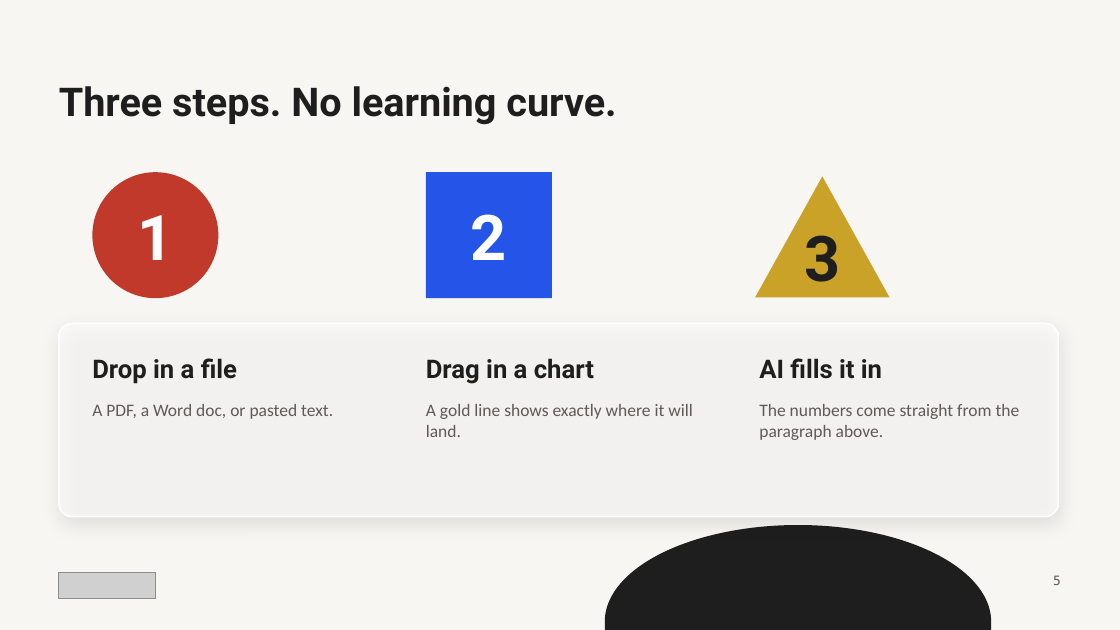
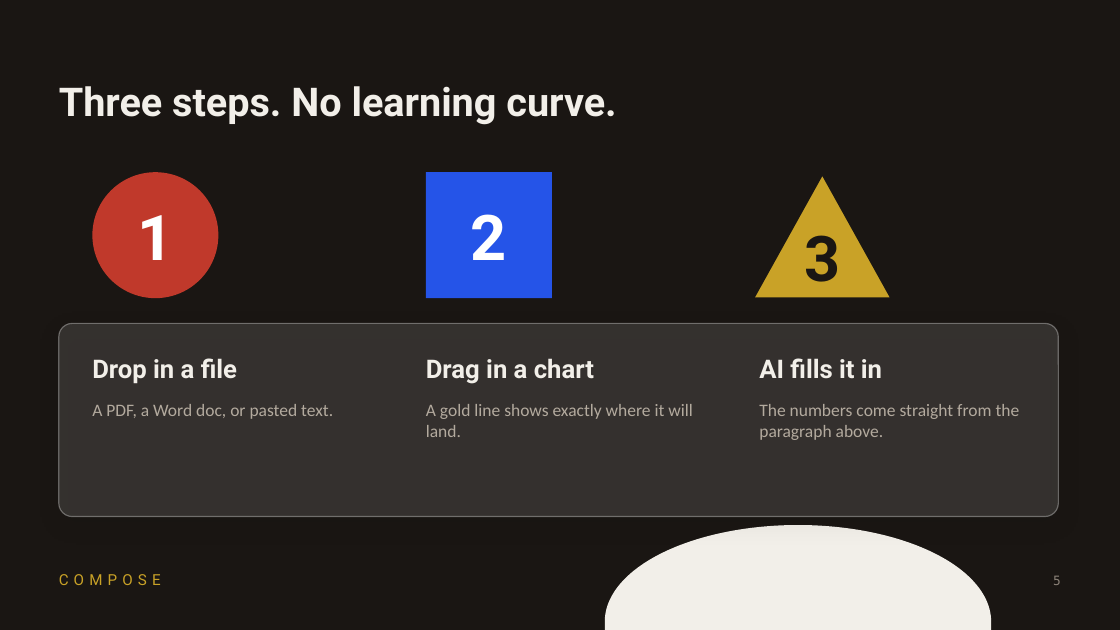
Before and after one commit to PanotAbhay/aihackathon, a slide deck: slide 5 of pitch/Compose-pitch.pptx. Drawn at 1120x630 pixels with LibreOffice and Linux fonts; fonts in the diff are those of the drawing; grey boxes stand for pictures. Boxes give left, top, right and bottom in pixels: in the first picture for what was removed or moved away, otherwise in the second. Text is boxed around its words. In the diff, an @@ line names an element or a change of style, - is before the commit and + after.

Commit message:
Put the pitch deck in the original dark scheme with the COMPOSE wordmark
Warm near-black background and cream text from the original deck's theme, smoked
glass cards, the app's gold COMPOSE wordmark (as in the top bar) in place of the
logo image, and the Word and Canva app icons on the positioning slide.

```diff
--- a/pitch/Compose-pitch.pptx
+++ b/pitch/Compose-pitch.pptx
@@ background #F7F6F2 to #1A1613 @@
@@ text "3" at [804,235,840,282]: text colour #1E1E1E to #1A1613 @@
@@ rounded rectangle at [59,323,1059,517]: fill #FFFFFF at 58% opacity to #FFFFFF at 12% opacity; outline #FFFFFF 1.5 pt to #FFFFFF 1 pt; shadow changed @@
@@ text colour #1E1E1E to #F2EFE9 in 4 elements at [59,86,616,125], [92,358,237,384], [426,358,594,384], [759,358,882,379] @@
@@ text colour #5E5A54 to #B3AA9E in 3 elements at [92,404,333,419], [426,404,693,437], [759,404,1020,440] @@
@@ flow chart delay at [605,525,991,630]: fill #1E1E1E to #F2EFE9 @@
@@ picture removed at [59,573,155,598] @@
@@ text added at [59,574,161,585], 13 pt, text #C9A227 @@
+COMPOSE
@@ text "5" at [1053,576,1061,585]: text colour #5E5A54 to #8A8177 @@
```
Also in this commit, not shown: 6 other slides changed, 1 other file.
